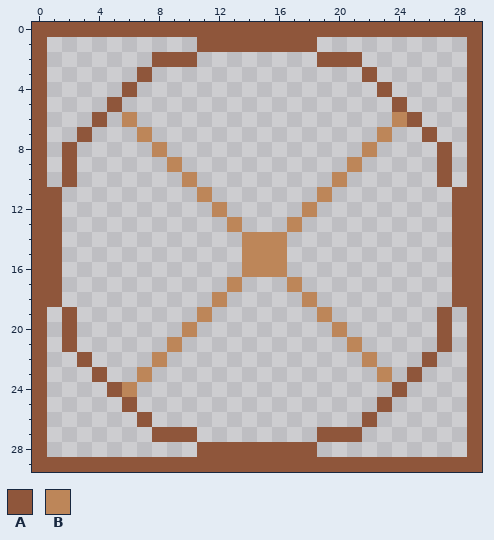
Pixel-art file, stored at Art/Hamster_wheel.ase. The picture above was drawn from the file before the commit.
30x30 pixels, 1 frame.
Visible layers, top first: "Layer 2", "Layer 1".
Palette (. is transparent): A #8f563b  B #bd8659
Pixels before, first column x 0:
 0 AAAAAAAAAAAAAAAAAAAAAAAAAAAAAA
 1 A..........AAAAAAAA..........A
 2 A.......AAA........AAA.......A
 3 A......A..............A......A
 4 A.....A................A.....A
 5 A....A..................A....A
 6 A...A.B.................BA...A
 7 A..A...B...............B..A..A
 8 A.A.....B.............B....A.A
 9 A.A......B...........B.....A.A
10 A.A.......B.........B......A.A
11 AA.........B.......B........AA
12 AA..........B.....B.........AA
13 AA...........B...B..........AA
14 AA............BBB...........AA
15 AA............BBB...........AA
16 AA............BBB...........AA
17 AA...........B...B..........AA
18 AA..........B.....B.........AA
19 A.A........B.......B.......A.A
20 A.A.......B.........B......A.A
21 A.A......B...........B.....A.A
22 A..A....B.............B...A..A
23 A...A..B...............B.A...A
24 A....AB.................A....A
25 A.....A................A.....A
26 A......A..............A......A
27 A.......AAA........AAA.......A
28 A..........AAAAAAAA..........A
29 AAAAAAAAAAAAAAAAAAAAAAAAAAAAAA
The same view after the edit:
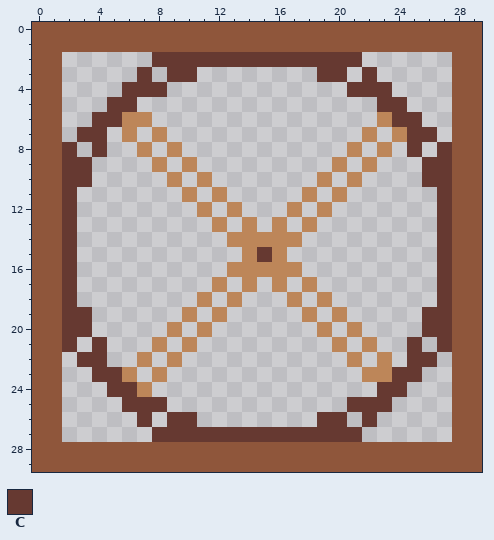
Colours new in this view: C #663931
The edit:
Layer "Layer 2":
Colour A now appears in row 1 at x 1 to 10 and 19 to 28; in rows 2 to 10 at x 1 and 28; in rows 19 to 27 at x 1 and 28; in row 28 at x 1 to 10 and 19 to 28.
Colour B now appears in row 6 at x 7 and 23; in row 7 at x 6, 8, 22 and 24; in row 8 at x 7, 9, 21 and 23; in row 9 at x 8, 10, 20 and 22; in row 10 at x 9, 11, 19 and 21; in row 11 at x 10, 12, 18 and 20.
Colour B now appears in row 12 at x 11, 13, 17 and 19; in row 13 at x 12, 14, 16 and 18; in row 14 at x 13 and 17; in row 16 at x 13 and 17; in row 17 at x 12, 14, 16 and 18; in row 18 at x 11, 13, 17 and 19.
Colour B now appears in row 19 at x 10, 12, 18 and 20; in row 20 at x 9, 11, 19 and 21; in row 21 at x 8, 10, 20 and 22; in row 22 at x 7, 9, 21 and 23; in row 23 at x 6, 8 and 22; in row 24 at x 7.
Colour C now appears in row 2 at x 11 to 18; in row 3 at x 9 to 10 and 19 to 20; in row 4 at x 7 to 8 and 21 to 22; in row 5 at x 6 and 23; in row 6 at x 5; in rows 7 to 8 at x 4 and 25.
Colour C now appears in rows 9 to 10 at x 3 and 26; in rows 11 to 18 at x 2 and 27; in rows 19 to 20 at x 3 and 26; in rows 21 to 22 at x 4 and 25; in row 23 at x 5 and 24; in row 24 at x 23.
Colour C now appears in row 25 at x 7 to 8 and 21 to 22; in row 26 at x 9 to 10 and 19 to 20; in row 27 at x 11 to 18.
The author changed colour A to colour C in row 2 at x 8 to 10 and 19 to 21; in row 3 at x 7 and 22; in row 4 at x 6 and 23; in row 5 at x 5 and 24; in row 6 at x 4 and 25; in row 7 at x 3 and 26.
The author changed colour A to colour C in rows 8 to 10 at x 2 and 27; in rows 19 to 21 at x 2 and 27; in row 22 at x 3 and 26; in row 23 at x 4 and 25; in row 24 at x 5 and 24; in row 25 at x 6 and 23.
The author changed colour A to colour C in row 26 at x 7 and 22; in row 27 at x 8 to 10 and 19 to 21.
The author changed colour B to colour C in row 6 at x 24; in row 15 at x 15; in row 24 at x 6.
The author cleared colour B in row 7 at x 7 and 23; in row 8 at x 8 and 22; in row 9 at x 9 and 21; in row 10 at x 10 and 20; in row 11 at x 11 and 19; in row 12 at x 12 and 18.
The author cleared colour B in row 13 at x 13 and 17; in row 17 at x 13 and 17; in row 18 at x 12 and 18; in row 19 at x 11 and 19; in row 20 at x 10 and 20; in row 21 at x 9 and 21.
The author cleared colour B in row 22 at x 8 and 22; in row 23 at x 7.
